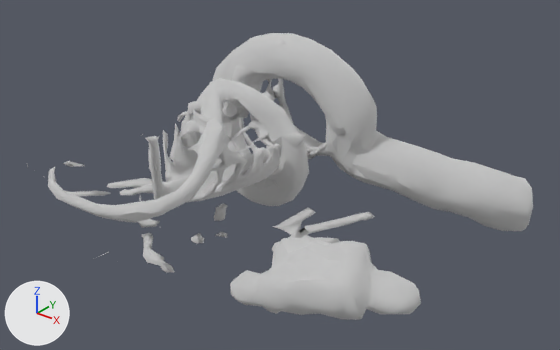
One commit to the glTF model public/assets/models/kraken_wreck_lods.glb: the scene before it, then after it.
Both versions are drawn from a camera (50 mm lens) standing at (25.9, -30.6, 20.5) and looking at (2.9, -1.8, 2.6). The axes (+X, +Y, +Z) are drawn at lower left. The lights are the same throughout. The older version comes first. Objects named as collision shapes, trigger or cutter boxes, shadow casters or lower levels of detail are left out.

Before the edit, the objects in view are built like this:
```python
me_kraken_wreck_far = bpy.data.meshes.new('kraken_wreck_far')
me_kraken_wreck_far.from_pydata(...)  # 1842 vertices, 3486 faces; spans x -8.6..12.9, y -14.5..10.8, z -2.5..8.5
# faces by material slot: [976, 1894, 29, 273, 314]
me_kraken_wreck_far.materials.append(mat_kraken_flesh_001)  # white #e7e7e7
me_kraken_wreck_far.materials.append(mat_trim_wood_iron_001)  # white #e7e7e7
me_kraken_wreck_far.materials.append(mat_trim_rope_001)  # white #e7e7e7
me_kraken_wreck_far.materials.append(mat_kraken_sucker_001)  # white #e7e7e7
me_kraken_wreck_far.materials.append(mat_trim_stone_001)  # white #e7e7e7
ob_kraken_wreck_far = bpy.data.objects.new('kraken_wreck_far', me_kraken_wreck_far)
ob_kraken_wreck_far.location = (0.0, 0.0, 0.0)
```
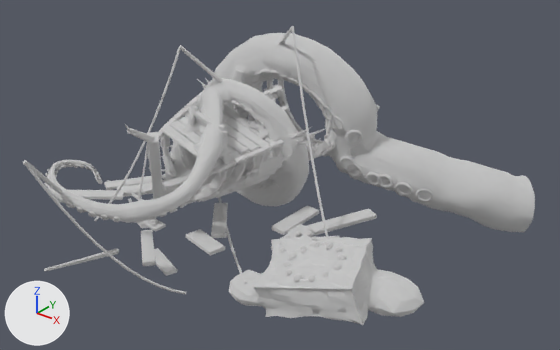
Changed parts and their boxes [x1, y1, x2, y2] in the pictures (560 x 350 px):
```json
{"object": "kraken_wreck_LOD1", "change": "added", "after": [23, 26, 535, 325], "faces in mat_kraken_flesh_001 (white #e7e7e7)": [47, 33, 535, 232], "faces in mat_trim_wood_iron_001 (white #e7e7e7)": [23, 26, 380, 276], "faces in mat_trim_stone_001 (white #e7e7e7)": [229, 237, 424, 325], "faces in mat_kraken_sucker_001 (white #e7e7e7)": [44, 69, 433, 283], "faces in mat_trim_rope_001 (white #e7e7e7)": [25, 27, 329, 295]}
{"object": "kraken_wreck_far", "change": "unchanged, covered by the edit", "before": [27, 33, 533, 320], "after": [56, 33, 529, 314]}
```

Scene script edits in JSON lines:
```json
{"op": "add", "block": "me_kraken_wreck_lod1", "code": ["me_kraken_wreck_lod1 = bpy.data.meshes.new('kraken_wreck_LOD1')", "me_kraken_wreck_lod1.from_pydata(...)  # 22953 vertices, 41294 faces; spans x -8.8..13.1, y -14.7..10.9, z -2.5..9.4", "# faces by material slot: [5924, 12240, 912, 21228, 990]", "me_kraken_wreck_lod1.materials.append(mat_kraken_flesh_001)  # white #e7e7e7", "me_kraken_wreck_lod1.materials.append(mat_trim_wood_iron_001)  # white #e7e7e7", "me_kraken_wreck_lod1.materials.append(mat_trim_rope_001)  # white #e7e7e7", "me_kraken_wreck_lod1.materials.append(mat_kraken_sucker_001)  # white #e7e7e7", "me_kraken_wreck_lod1.materials.append(mat_trim_stone_001)  # white #e7e7e7"]}
{"op": "add", "block": "ob_kraken_wreck_lod1", "code": ["ob_kraken_wreck_lod1 = bpy.data.objects.new('kraken_wreck_LOD1', me_kraken_wreck_lod1)", "ob_kraken_wreck_lod1.location = (0.0, 0.0, 0.0)"]}
```
